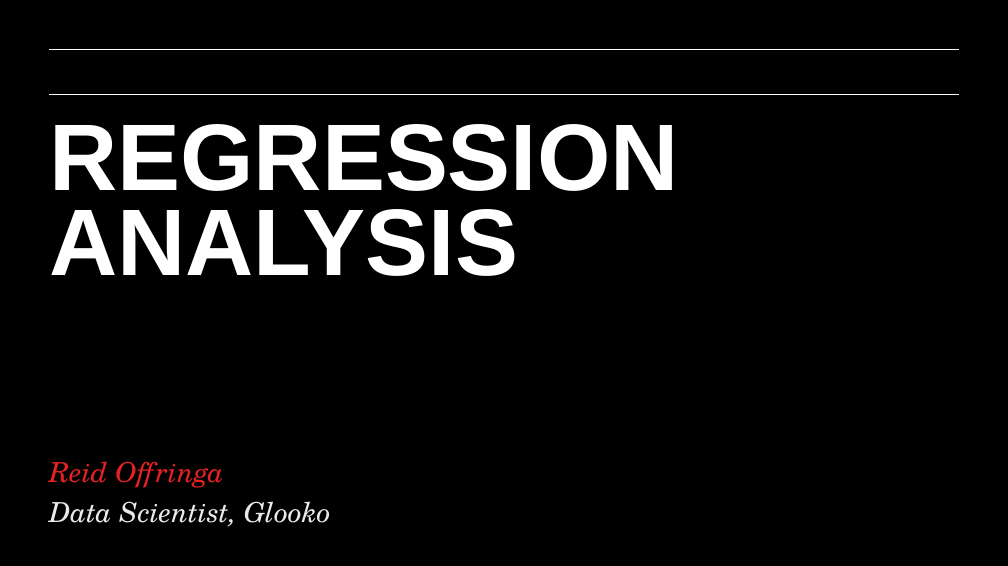
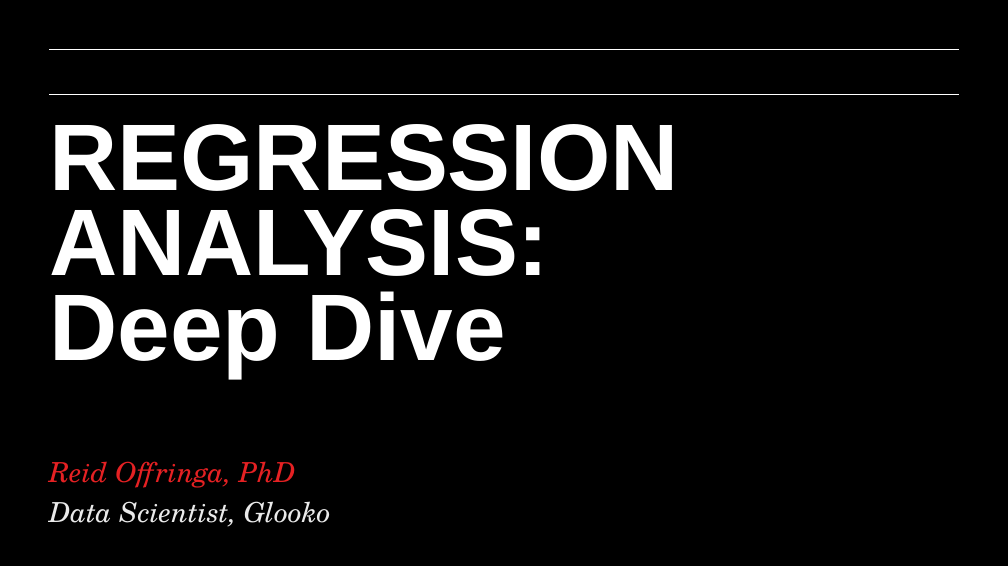
Before and after one commit to matanefron/data-sets, a slide deck: slide 1 of lessons/lesson-5/intro-to-regression-analysis.pptx. Drawn at 1008x566 pixels with LibreOffice and Linux fonts; fonts in the diff are those of the drawing; background and template pictures are left out. Boxes give left, top, right and bottom in pixels: in the first picture for what was removed or moved away, otherwise in the second. Text is boxed around its words. In the diff, an @@ line names an element or a change of style, - is before the commit and + after.

```diff
--- a/lessons/lesson-5/intro-to-regression-analysis.pptx
+++ b/lessons/lesson-5/intro-to-regression-analysis.pptx
@@ text at (x1=49, y1=124, x2=679, y2=377): text changed @@
-REGRESSION ANALYSIS
+REGRESSION ANALYSIS:
+Deep Dive
@@ text at (x1=49, y1=461, x2=296, y2=488): text changed @@
-Reid Offringa
+Reid Offringa, PhD
```
Also in this commit, not shown: 6 other slides changed, 5 other files.
